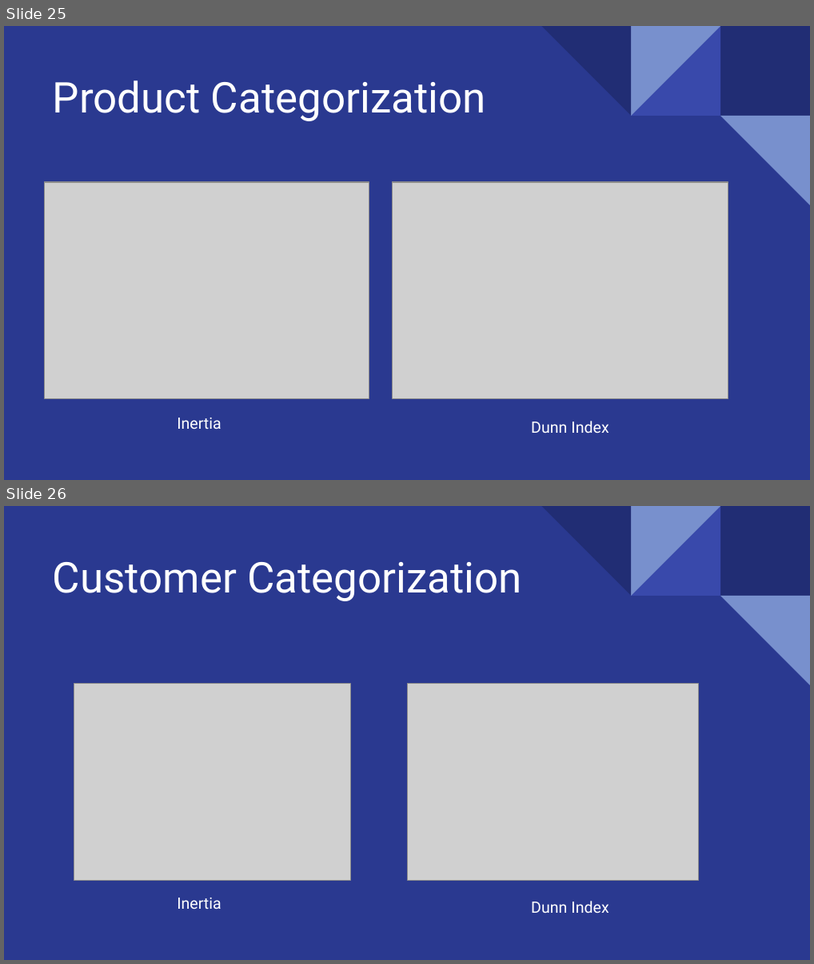
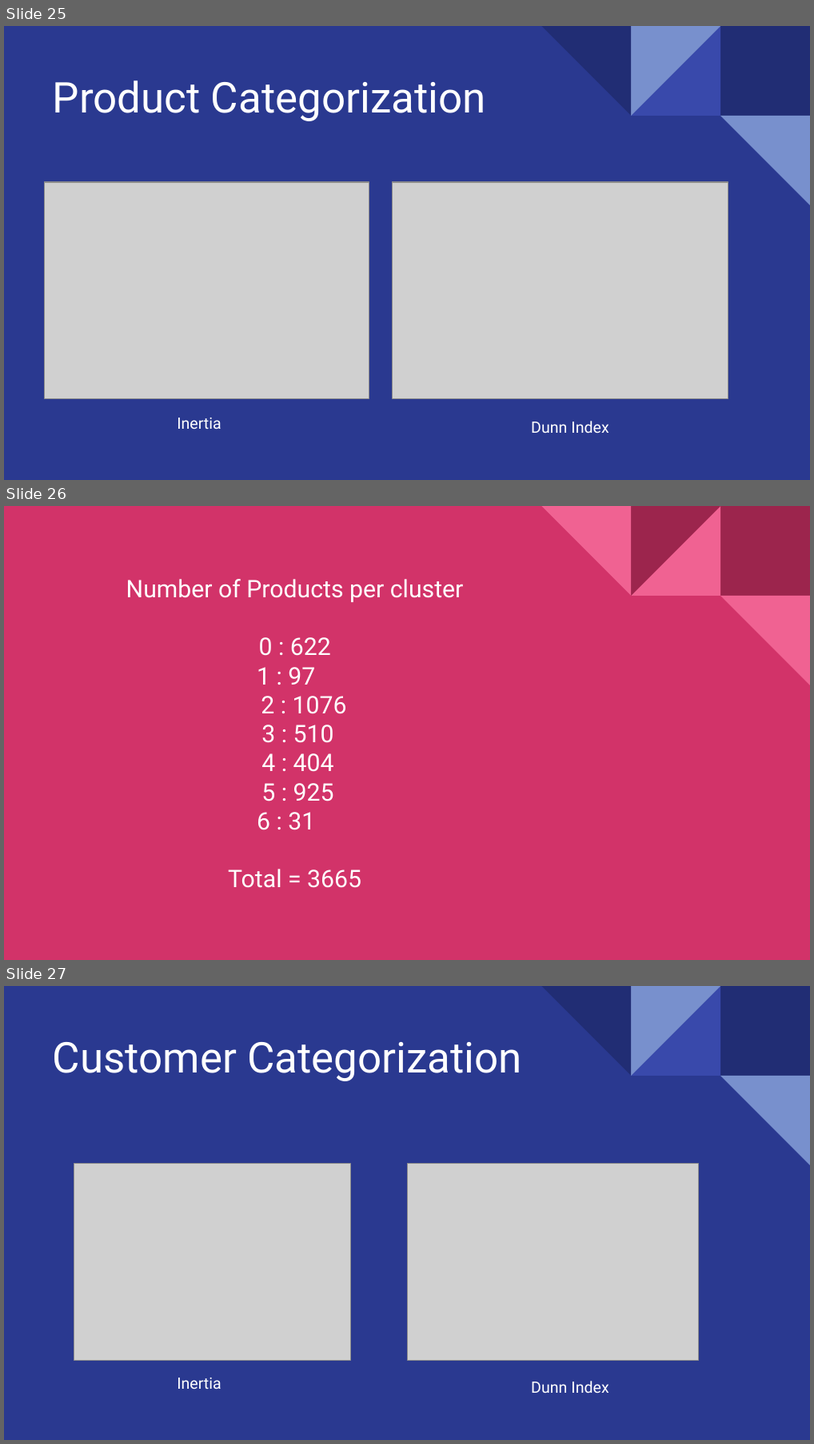
Before and after one commit to vaibhavviking/customer_segmentation, a slide deck: Customer_Segmentation.pptx. Shown one above the other, each under a label of ours: slides 25 and 26 before the commit, slides 25, 26 and 27 after it. The pictures are 814x964 and 814x1444 pixels, drawn with LibreOffice and Linux fonts; fonts in the diff are those of the drawing; grey boxes stand for pictures. Boxes give left, top, right and bottom in pixels: in the first picture for what was removed or moved away, otherwise in the second. Text is boxed around its words. In the diff, an @@ line names an element or a change of style, - is before the commit and + after.

Commit message:
PPT Updated

```diff
--- a/Customer_Segmentation.pptx
+++ b/Customer_Segmentation.pptx
@@ slide 26 added at [4, 506, 810, 960], background #D23369 @@
@@ title added at [126, 579, 464, 888], 21.6 pt, text #FFFFFF @@
+Number of Products per cluster
+0 : 622
+1 : 97
+2 : 1076
+3 : 510
+4 : 404
+5 : 925
+6 : 31
+Total = 3665
@@ group added at [542, 506, 810, 685]: 4 right triangles, 1 rectangle @@
@@ what was slide 26 is now slide 27 @@
```
Also in this commit, not shown: 1 other slide added.
